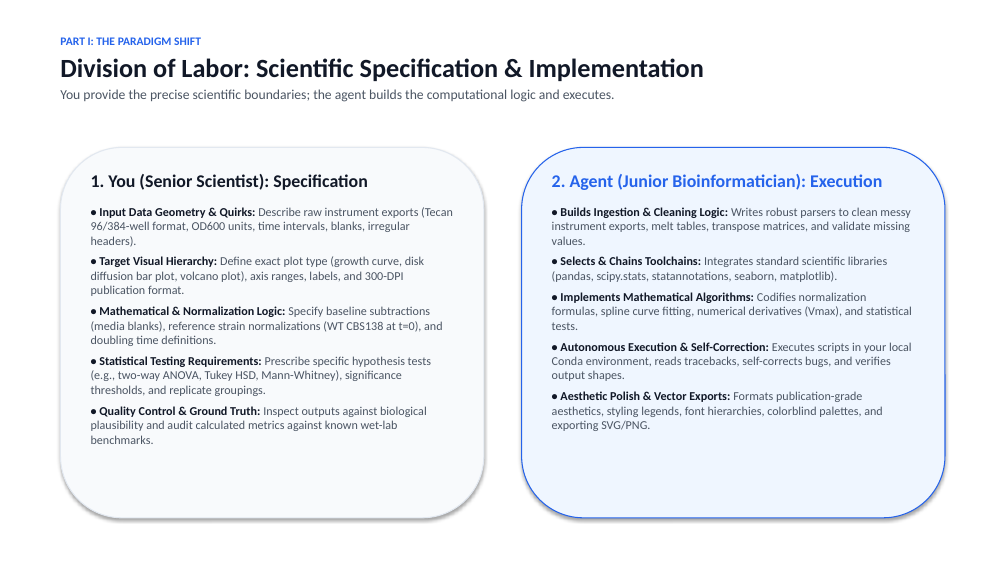
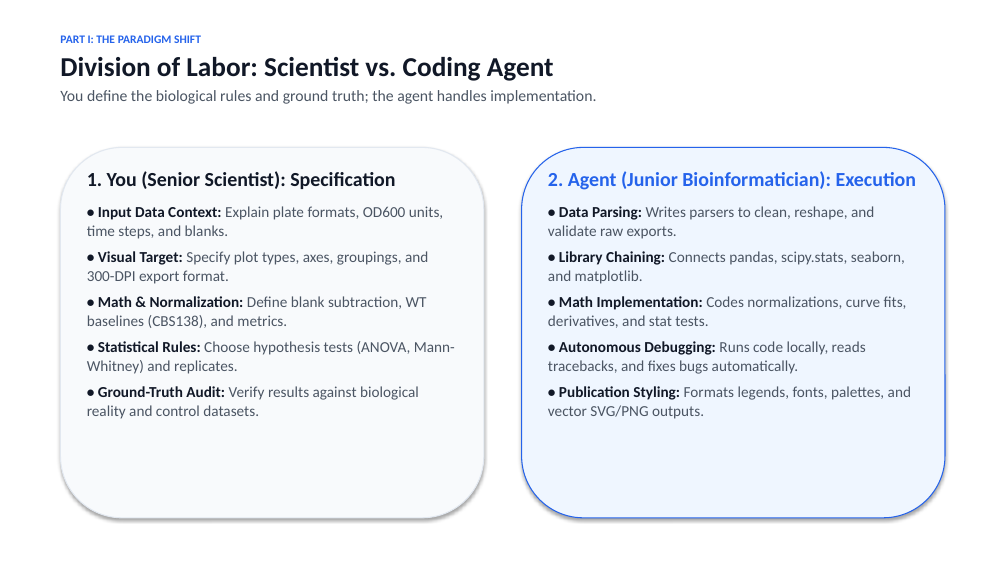
Before and after one commit to berman-lab/antigravity-intoduction-presentation, a slide deck: slide 5 of antigravity_lab_presentation.pptx. Drawn at 1008x567 pixels with LibreOffice and Linux fonts; fonts in the diff are those of the drawing. Boxes give left, top, right and bottom in pixels: in the first picture for what was removed or moved away, otherwise in the second. Text is boxed around its words. In the diff, an @@ line names an element or a change of style, - is before the commit and + after.

```diff
--- a/antigravity_lab_presentation.pptx
+++ b/antigravity_lab_presentation.pptx
@@ text at (60,57,596,104): text changed; size 13 to 15 pt @@
-Division of Labor: Scientific Specification & Implementation
-You provide the precise scientific boundaries; the agent builds the computational logic and executes.
+Division of Labor: Scientist vs. Coding Agent
+You define the biological rules and ground truth; the agent handles implementation.
@@ text at (87,171,395,189): size 17 to 19 pt in "1. You (Senior Scientist): Specification" @@
@@ text at (548,171,916,190): size 17 to 19 pt in "2. Agent (Junior Bioinformatician): Execution" @@
@@ text at (87,206,455,419): text changed; size 11.5 to 14.5 pt @@
-• Input Data Geometry & Quirks: Describe raw instrument exports (Tecan 96/384-well format, OD600 units, time intervals, blanks, irregular headers).
-• Target Visual Hierarchy: Define exact plot type (growth curve, disk diffusion bar plot, volcano plot), axis ranges, labels, and 300-DPI publication format.
-• Mathematical & Normalization Logic: Specify baseline subtractions (media blanks), reference strain normalizations (WT CBS138 at t=0), and doubling time definitions.
-• Statistical Testing Requirements: Prescribe specific hypothesis tests (e.g., two-way ANOVA, Tukey HSD, Mann-Whitney), significance thresholds, and replicate groupings.
-• Quality Control & Ground Truth: Inspect outputs against biological plausibility and audit calculated metrics against known wet-lab benchmarks.
+• Input Data Context: Explain plate formats, OD600 units, time steps, and blanks.
+• Visual Target: Specify plot types, axes, groupings, and 300-DPI export format.
+• Math & Normalization: Define blank subtraction, WT baselines (CBS138), and metrics.
+• Statistical Rules: Choose hypothesis tests (ANOVA, Mann-Whitney) and replicates.
+• Ground-Truth Audit: Verify results against biological reality and control datasets.
@@ text at (548,206,911,419): text changed; size 11.5 to 14.5 pt @@
-• Builds Ingestion & Cleaning Logic: Writes robust parsers to clean messy instrument exports, melt tables, transpose matrices, and validate missing values.
-• Selects & Chains Toolchains: Integrates standard scientific libraries (pandas, scipy.stats, statannotations, seaborn, matplotlib).
-• Implements Mathematical Algorithms: Codifies normalization formulas, spline curve fitting, numerical derivatives (Vmax), and statistical tests.
-• Autonomous Execution & Self-Correction: Executes scripts in your local Conda environment, reads tracebacks, self-corrects bugs, and verifies output shapes.
-• Aesthetic Polish & Vector Exports: Formats publication-grade aesthetics, styling legends, font hierarchies, colorblind palettes, and exporting SVG/PNG.
+• Data Parsing: Writes parsers to clean, reshape, and validate raw exports.
+• Library Chaining: Connects pandas, scipy.stats, seaborn, and matplotlib.
+• Math Implementation: Codes normalizations, curve fits, derivatives, and stat tests.
+• Autonomous Debugging: Runs code locally, reads tracebacks, and fixes bugs automatically.
+• Publication Styling: Formats legends, fonts, palettes, and vector SVG/PNG outputs.
```
Also in this commit, not shown: 28 other slides changed, 1 other file.
